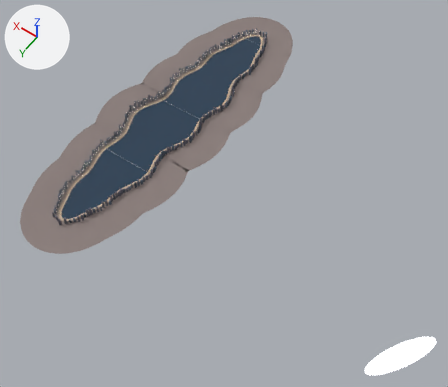
Before and after pictures for a commit that changed the glTF model frontend/projects/ride/public/courses/dubai.glb.
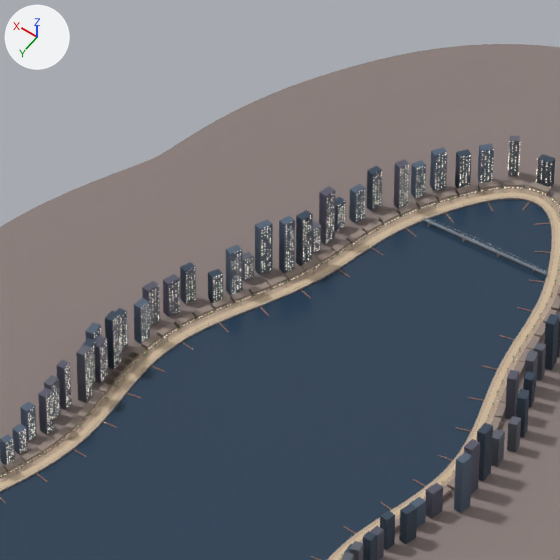
Old and new are each drawn whole from a 50 mm camera at (-3896.0, 4314.0, 5756.0) aimed at (-1412.0, 836.0, 291.0) and again close up on the part from 43% to 58% of the width and 3% to 21% of the height. The lights are fixed; the arrows at upper left show +X, +Y and +Z. The older version's two pictures come first. Where no turn or scale is listed for an object, it has been applied to the vertices. Vertices at exactly the same position are counted once.

In view in the first close-up: 'Glow_005', 'Land_000', 'Land_006', 'Land_007', 'Land_008', 'Land_009', 'Sea' and 2 more.
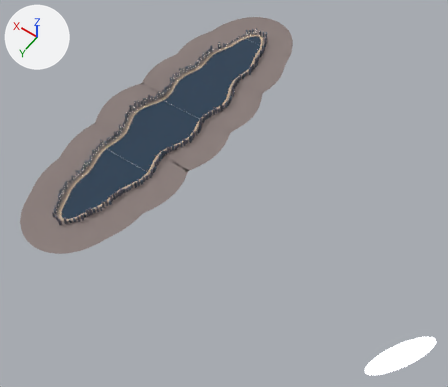
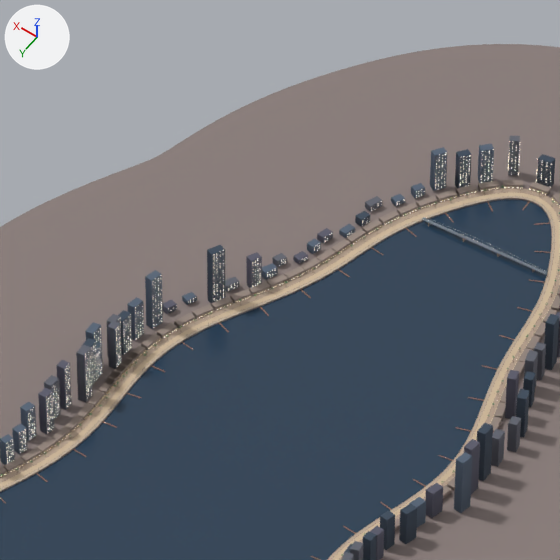
Changed parts and their boxes (x1, y1, x2, y2) in the close-ups (560 x 560 px; the box of a moved part takes in the faces that stretch with it):
part 1 of me_glow_005, deleted
    before: (121, 166, 425, 345)
part 2 of me_glow_005, reshaped
    after: (124, 233, 348, 354)
part 3 of me_land_008, rebuilt (19% wider, 69% taller)
    before: (208, 269, 223, 303)
    after: (207, 245, 225, 303)
part 4 of me_land_008, deleted
    before: (115, 165, 426, 350)
part 5 of me_land_008, moved or reshaped
    before: (180, 159, 426, 304)
    after: (118, 183, 425, 355)
part 6 of me_land_008, recoloured
    before: (226, 177, 409, 295)
    after: (129, 196, 382, 340)
part 7 of me_land_009, deleted
    before: (100, 316, 120, 361)
part 8 of me_land_009, moved or reshaped
    before: (95, 311, 121, 383)
    after: (96, 321, 122, 378)
part 9 of me_land_009, recoloured
    before: (99, 315, 121, 381)
    after: (98, 324, 122, 370)

The edits, one by one:
me_glow_005 is used by ob_glow_005; location (-276.0, -1231.0, 2.0).
me_glow_005 had 18780 vertices, 23288 faces and spanned x 0.0..638.0, y -827.0..0.0, z 0.0..108.0.
me_glow_005 now has 14316 vertices, 17708 faces and spans x 0.0..635.0, y -827.0..0.0, z 0.0..111.0.
me_glow_005 part 1: 922 loose pieces with 7376 vertices, spanning x 449.0..638.0, y -680.0..-4.0, z 3.0..108.0, are deleted.
me_glow_005 part 2: 16 vertices removed from x 516.0, y -429.0..-427.0, z 6.0..17.0; 2928 vertices added at x 494.0..635.0, y -501.0..-5.0, z 3.0..111.0.
Other edits to the shape of me_glow_005 do not show in these pictures.
me_land_008 is used by ob_land_008; location (-413.0, -1215.0, 0.0).
me_land_008 had 23253 vertices, 27480 faces and spanned x 0.0..1172.0, y -1257.0..0.0, z 0.0..111.0.
me_land_008 now has 21181 vertices, 24890 faces and spans x 0.0..1172.0, y -1257.0..0.0, z 0.0..114.0.
me_land_008 part 3: the loose piece of 8 vertices spanning x 712.0..735.0, y -252.0..-226.0, z 3.0..60.0 is rebuilt with 8 vertices and now spans x 708.0..734.0, y -254.0..-222.0, z 3.0..114.0.
me_land_008 part 4: 293 loose pieces with 2344 vertices, spanning x 584.0..791.0, y -698.0..-17.0, z 3.0..111.0, are deleted.
me_land_008 part 5: 923 vertices moved from x 585.0..725.0, y -705.0..-261.0, z 3.0..109.0 to x 585.0..783.0, y -705.0..-18.0, z 3.0..112.0; 56 vertices removed from x 593.0..773.0, y -662.0..-196.0, z 3.0..95.0; 328 vertices added at x 602.0..788.0, y -665.0..-18.0, z 3.0..79.0.
me_land_008 part 6: 140 kept faces spanning x 622.0..783.0, y -631.0..-18.0, z 3.0..111.0 get new vertex colours.
Other edits to the shape of me_land_008 do not show in these pictures.
me_land_009 is used by ob_land_009; location (247.0, -977.0, 0.0).
me_land_009 had 6539 vertices, 7216 faces and spanned x 0.0..510.0, y -267.0..0.0, z 0.0..111.0.
me_land_009 now has 6459 vertices, 7110 faces and spans x 0.0..510.0, y -267.0..0.0, z 0.0..107.0.
me_land_009 part 7: 16 loose pieces with 128 vertices, spanning x 92.0..97.0, y -240.0..-173.0, z 52.0..109.0, are deleted.
me_land_009 part 8: 315 vertices moved from x 92.0..113.0, y -240.0..-171.0, z 3.0..111.0 to x 92.0..110.0, y -237.0..-175.0, z 3.0..92.0; 45 vertices removed from x 93.0..111.0, y -215.0..-171.0, z 3.0..89.0; 93 vertices added at x 92.0..121.0, y -219.0..-173.0, z 3.0..89.0.
me_land_009 part 9: 90 kept faces spanning x 92.0..106.0, y -237.0..-175.0, z 3.0..92.0 get new vertex colours; the middle colour goes from grey #878385 to grey #8e8a8c.
